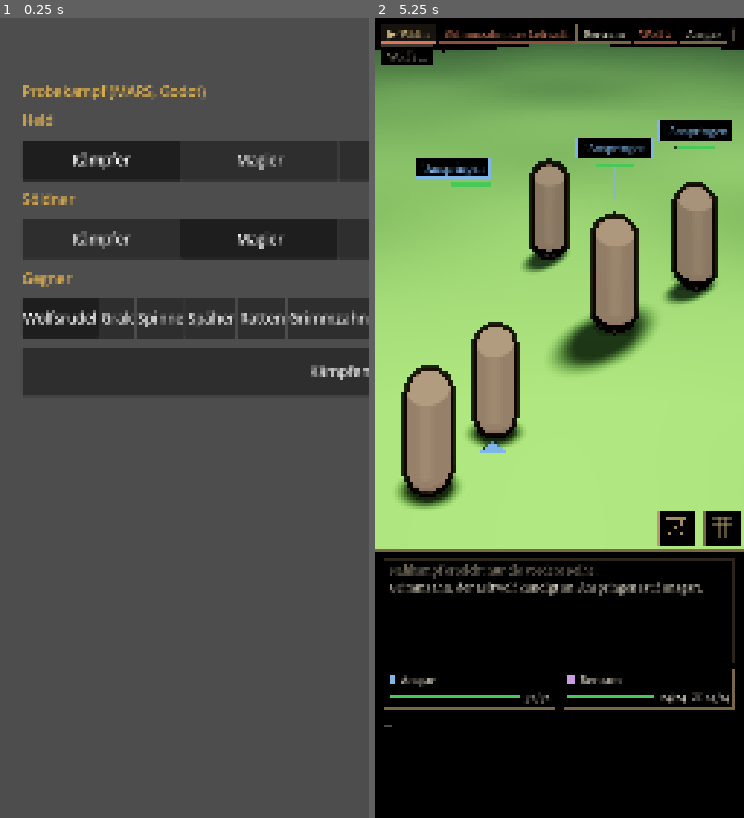
Above: before the commit, frames 1-2 (left to right).
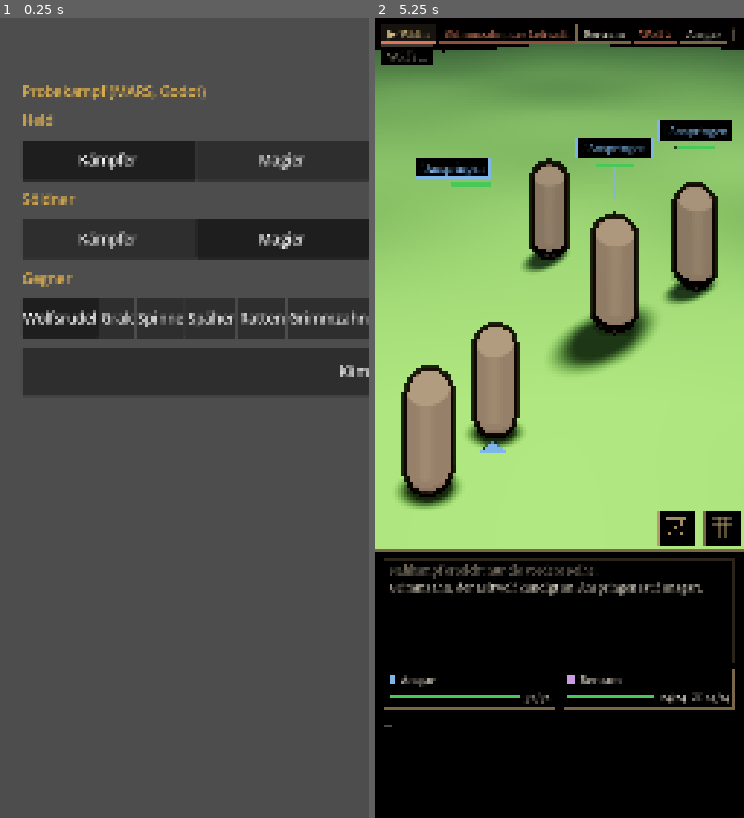
Above: after the commit, the same moments.

Repository: tramour-cmyk/androidapp_rpg_bornim
Game: Godot game, scene res://kampf/probe.tscn
Same seed, same stepped clock (60 frames per second), same inputs: the game is played once before the commit and once after it.
Inputs (mouse positions are in pixels of both pictures, inside the frame that each line leads up to):
- Up to frame 1 (0.25 s): no input
- Up to frame 2 (5.25 s): click "Wolfsrudel" at 0.5 s; click "Grak" at 1.25 s; click "Spinne" at 2 s; click "Späher" at 2.75 s; click "Ratten" at 3.5 s; click "Grimmzahn" at 4.25 s; click (714, 370) at 5 s, where only the run before the commit has a clickable "Kämpfen"

The runs differ from the first frame. In frame 1, 1.0% of the frame differs, in the area x 19-100%, y 16-46%; in frame 2, nothing differs.

Commit message:
348.7: Kobold Runde 1b (ungeprüft bestanden: nein): goblin.py ART=kobold, Speer, Probe „Kobolde“
Liste „Kobold“ (348.11 b). goblin.py ART=kobold: Kits kappe (Speer, Lederkappe), schild (Speer, Bretterschild), fell (Dolch, Fell);
Kopf nach Doll.koboldHead (Schnauze, offener Kiefer, Nadelzähne, Hörner, Kragen, Kamm, Schlitzaugen gedämpft orange), Schwanz
starr an pelvis-hipR, heller Bauch als zweites Material; Lauer tiefer (Oberschenkel 50°, Knie 84°). waffen.py spear-rost.
figur.gd KOBOLD (ersatz_art wie der Schamane), Schild und Dolch mit koerper_cm/108 kleiner; probe.gd GEGNER=KOBOLDS; Workflow.
Größe 84,3 / 79,9 / 87,0 cm. Prüfer 1a: Hundekopf, zu bunt, Beine lang, Hände klein. 1b: Farbe ok, Beine kurz, Füße groß;
offen: Kopf liest sich als Fuchs/Fledermaus (Hörner wie Ohren mit hellem Innenbüschel, Schnauze hängt wie ein Rüssel, Kiefer,
Zähne, Kragen in Kampfgröße unsichtbar, Zähne wie Sabberstriche), Lederkappe verschwunden, grünes Teil schwebt über dem
Dolch-Kobold, schwarze Fransen an Kopfrändern und quer über der Brust (Schild), Dolch gespalten, Schwanz beim Dolch dünn,
Bauch unsichtbar, Hände klein. Kerntests: MARS golden 0 abweichend, Regeln 0, Kampfort 24 Kämpfe 0 hängen.

Co-Authored-By: Claude Opus 5.5 <noreply@anthropic.com>
Claude-Session: https://claude.ai/code/session_014to4iEEvT6pWDidLEieHoo

Diff:
--- a/godot/kampf/figur.gd
+++ b/godot/kampf/figur.gd
@@ -34,6 +34,10 @@
 ## MARS hat noch keinen Schamanen: die Probe „Schamanen“ zeigt Goblins mit seinem Aussehen (ersatz_art), Regeln des Goblins
 const SHAMAN := "goblin_shaman"
 const SHAMAN_KITS := ["robe", "fell", "beides"]
+## 348.7 Kobold (goblin.py ART=kobold): Speer und Kappe, Speer und Schild, Dolch und Fell; MARS hat noch keinen Kobold:
+## die Probe „Kobolde“ zeigt Goblins mit seinem Aussehen (ersatz_art), Regeln des Goblins
+const KOBOLD := "kobold"
+const KOBOLD_KITS := ["kappe", "schild", "fell"]
 ## Kurzbogen wie Dress.bow: 0,58 der Größe des Schützen (waffen.py baut ihn 101 cm, für den Menschen)
 ## Späher Runde 2 (Prüfer 1: „von der Schulter bis auf Fußhöhe, für einen Kurzbogen groß“): 0,48
 const GOB_BOGEN := 0.48 / 1.01
@@ -251,13 +255,13 @@
 
 ## Goblin, Späher oder (Probe „Schamanen“) Schamane: Kennung der Modelle und der info.json
 func _gob_art() -> String:
-	if fighter.monster.id == Mars.CALLED and ersatz() == SHAMAN:
-		return SHAMAN
+	if fighter.monster.id == Mars.CALLED and ersatz() in [SHAMAN, KOBOLD]:
+		return ersatz()
 	return fighter.monster.id
 
 
 func _gob_kit() -> String:
-	var kits: Array = SCOUT_KITS if fighter.monster.id == Mars.SCOUT else (SHAMAN_KITS if _gob_art() == SHAMAN else GOBLIN_KITS)
+	var kits: Array = SCOUT_KITS if fighter.monster.id == Mars.SCOUT else (SHAMAN_KITS if _gob_art() == SHAMAN else (KOBOLD_KITS if _gob_art() == KOBOLD else GOBLIN_KITS))
 	return kits[(maxi(fighter.nr, 1) - 1) % kits.size()]
 
 
@@ -282,9 +286,13 @@
 		if String(w[i]) == "":
 			continue
 		# Runde 3 (Prüfer Runde 2: Schwert fast so lang wie der Goblin, Schild vom Kinn bis zu den Füßen): Waffen der Goblins kleiner
-		_hold(sk, "R" if i == 0 else "L", w[i], info.get("griff_m", GRIP_CM * CM), info.get("handflaeche_m", PALM_CM * CM),
-			GOB_SCHILD if String(w[i]).contains("shield") else (GOB_BOGEN * gob_h if String(w[i]) == "shortbow"
-			else (info.get("koerper_cm", 108.0) / 108.0 if String(w[i]) == "staff-schamane" else GOB_WAFFE)))
+		var sz: float = GOB_SCHILD if String(w[i]).contains("shield") else (GOB_BOGEN * gob_h if String(w[i]) == "shortbow"
+			else (info.get("koerper_cm", 108.0) / 108.0 if String(w[i]) == "staff-schamane" else GOB_WAFFE))
+		# Kobold Runde 1b (Prüfer 1a: Schild bis zum Boden, Dolch so lang wie ein Kurzschwert): Schild und Dolch mit dem Träger
+		# kleiner (der Speer ist für ihn gebaut, waffen.py)
+		if _gob_art() == KOBOLD and String(w[i]) != "spear-rost":
+			sz *= info.get("koerper_cm", 80.0) / 108.0
+		_hold(sk, "R" if i == 0 else "L", w[i], info.get("griff_m", GRIP_CM * CM), info.get("handflaeche_m", PALM_CM * CM), sz)
 	if _gob_art() == SHAMAN:     # Augen und der Schädel am Stab glimmen grün (Eckfarbe mit Alpha 0; goblin.py, waffen.py)
 		for m in mats:
 			m.set_shader_parameter("glut", 1.8)     # Runde 1b (Prüfer 1a: nicht zu sehen) 2,5; 1c (Prüfer 1b: gelb statt grün) 1,8
--- a/godot/kampf/probe.gd
+++ b/godot/kampf/probe.gd
@@ -9,7 +9,7 @@
 const Figur = preload("res://kampf/figur.gd")
 const CLASSES := ["FIGHTER", "WIZARD", "ROGUE", "CLERIC"]
 const NAMES := {"FIGHTER": "Kämpfer", "WIZARD": "Magier", "ROGUE": "Schurke", "CLERIC": "Kleriker"}
-const FOES := {"WOLVES": "Wolfsrudel", "GRAK": "Grak", "SPIDER": "Spinne", "SCOUT": "Späher", "RATS": "Ratten", "GRIMM": "Grimmzahn", "GOBLINS": "Goblins", "SCOUTS": "Goblin-Späher", "SHAMANS": "Goblin-Schamanen"}
+const FOES := {"WOLVES": "Wolfsrudel", "GRAK": "Grak", "SPIDER": "Spinne", "SCOUT": "Späher", "RATS": "Ratten", "GRIMM": "Grimmzahn", "GOBLINS": "Goblins", "SCOUTS": "Goblin-Späher", "SHAMANS": "Goblin-Schamanen", "KOBOLDS": "Kobolde"}
 
 var tables: Dictionary
 var hero_cls := "FIGHTER"
@@ -298,8 +298,10 @@
 		"SCOUTS": [["gob1", Mars.SCOUT, Vector2i(0, 0)], ["gob2", Mars.SCOUT, Vector2i(0, 1)], ["gob3", Mars.SCOUT, Vector2i(1, 0)]],
 		# 348.7: drei Goblin-Schamanen im Aussehen (goblin.py ART=goblin_shaman), Regeln noch die des Goblins (Schamane in MARS fehlt)
 		"SHAMANS": [["gob1", Mars.CALLED, Vector2i(0, 0)], ["gob2", Mars.CALLED, Vector2i(0, 1)], ["gob3", Mars.CALLED, Vector2i(1, 0)]],
+		# 348.7: drei Kobolde im Aussehen (goblin.py ART=kobold), Regeln noch die des Goblins (Kobold in MARS fehlt)
+		"KOBOLDS": [["gob1", Mars.CALLED, Vector2i(0, 0)], ["gob2", Mars.CALLED, Vector2i(0, 1)], ["gob3", Mars.CALLED, Vector2i(1, 0)]],
 	}[foe]
-	Figur.ersatz_art = {"RATS": "giant_rat", "SHAMANS": Figur.SHAMAN}.get(foe, "")
+	Figur.ersatz_art = {"RATS": "giant_rat", "SHAMANS": Figur.SHAMAN, "KOBOLDS": Figur.KOBOLD}.get(foe, "")
 	if still_name != "":
 		party[0].hero = party[0].hero.duplicate()
 		party[0].hero.name = still_name
@@ -309,6 +311,10 @@
 			m = m.duplicate()
 			m.de = "Grimmzahn, der Leitwolf"
 			m.en = "Grimfang the Alpha"
+		elif foe == "KOBOLDS":     # Name aus den Regeln (Monsters.kt kobold)
+			m = m.duplicate()
+			m.de = "Kobold"
+			m.en = "Kobold"
 		elif foe == "SHAMANS":     # Name aus den Regeln (Monsters.kt goblin_shaman)
 			m = m.duplicate()
 			m.de = "Goblin-Schamane"
Not shown, changed: .github/workflows/godot-kampf.yml
Not shown, changed: tools/blender348/goblin.py
Not shown, changed: tools/blender348/waffen.py
